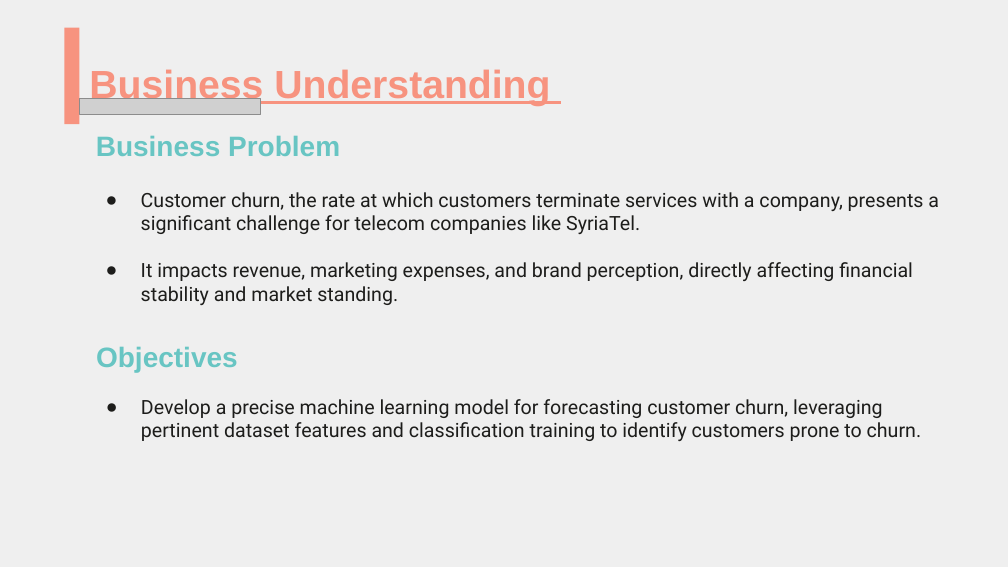
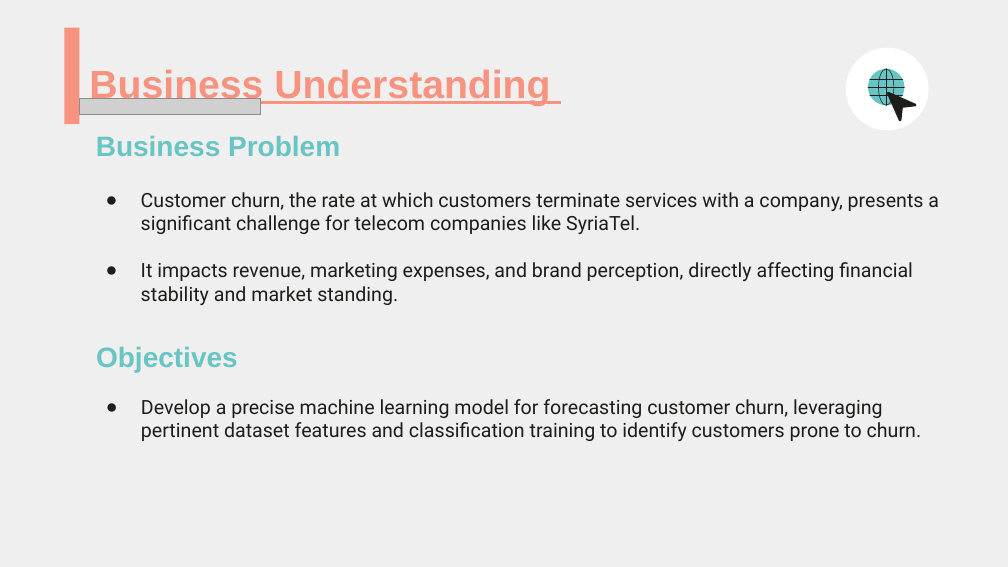
Before and after one commit to NgenziNevilleMativo/syriatel_customer_churn, a slide deck: slide 4 of SyriaTel Powerpoint.pptx. Drawn at 1008x567 pixels with LibreOffice and Linux fonts; fonts in the diff are those of the drawing; grey boxes stand for pictures. Boxes give left, top, right and bottom in pixels: in the first picture for what was removed or moved away, otherwise in the second. Text is boxed around its words. In the diff, an @@ line names an element or a change of style, - is before the commit and + after.

```diff
--- a/SyriaTel Powerpoint.pptx
+++ b/SyriaTel Powerpoint.pptx
@@ group added at (846, 47, 928, 130): 7 freeform shapes, 1 ellipse @@
```
Also in this commit, not shown: 3 other slides changed, 4 slides added, 32 slides removed, 2 other files.
